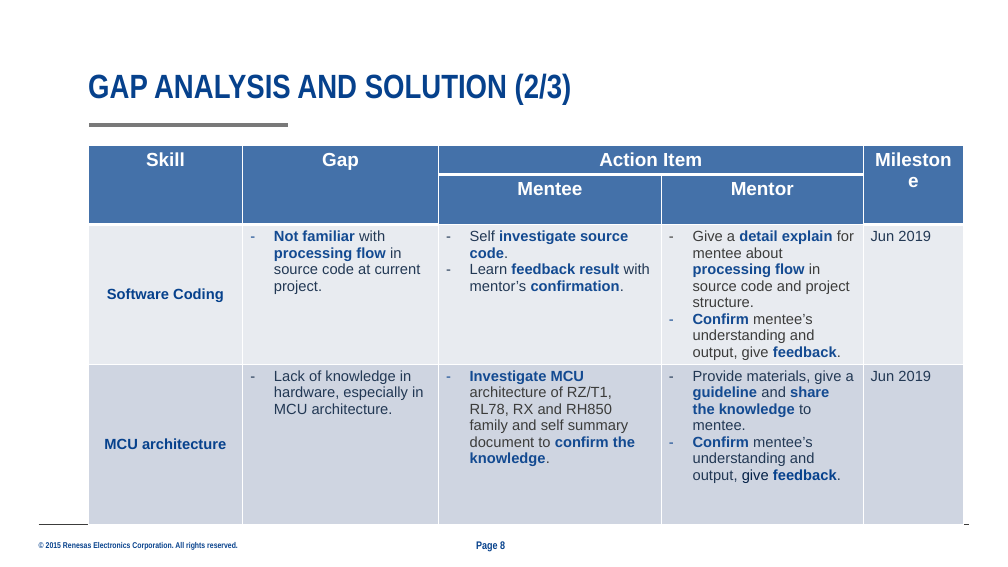
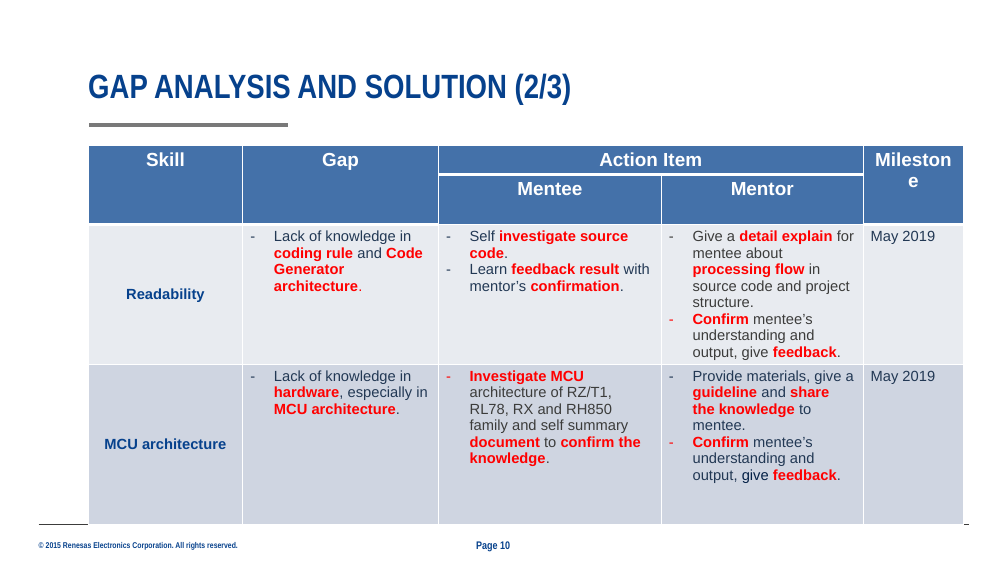
Before and after one commit to boheomap/afsdfsddsf, a slide deck: slide 10 of 25G_TrainingPlan_ThanhPham_2001_new_Jun28.pptx (slide 8 before the commit). Drawn at 1008x567 pixels with LibreOffice and Linux fonts; fonts in the diff are those of the drawing; background and template pictures are left out. Boxes give left, top, right and bottom in pixels: in the first picture for what was removed or moved away, otherwise in the second. Text is boxed around its words. In the diff, an @@ line names an element or a change of style, - is before the commit and + after.

```diff
--- a/25G_TrainingPlan_ThanhPham_2001_new_Jun28.pptx
+++ b/25G_TrainingPlan_ThanhPham_2001_new_Jun28.pptx
@@ table at (x1=88, y1=146, x2=964, y2=515) @@
-row 3: Software Coding | Not familiar with processing flow in source code at current project. | Self investigate source code. / Learn feedback result with mentor’s confirmation. | Give a detail explain for mentee about processing flow in source code and project structure. / Confirm mentee’s understanding and output, give feedback. | Jun 2019
+row 3: Readability | Lack of knowledge in coding rule and Code Generator architecture. | Self investigate source code. / Learn feedback result with mentor’s confirmation. | Give a detail explain for mentee about processing flow in source code and project structure. / Confirm mentee’s understanding and output, give feedback. | May 2019
-row 4, column 5: Jun 2019
+row 4, column 5: May 2019
@@ text colour #134A91 to #FF0000 in "investigate source code.", "feedback result confirmation.", "detail explain processing flow", "Confirm feedback." and 3 more places @@
@@ text colour #223854 to #FF0000 in "hardware, MCU architecture." @@
@@ bold on in "hardware, MCU architecture.", "document" @@
@@ text colour #3C3C3B to #FF0000 in "document" @@
@@ text colour #06418C to #FF0000 in "feedback." @@
@@ page number at (x1=476, y1=541, x2=510, y2=551): text changed @@
-Page 8
+Page 10
```
Also in this commit, not shown: 8 other slides changed, 6 slides added, 3 slides removed.
